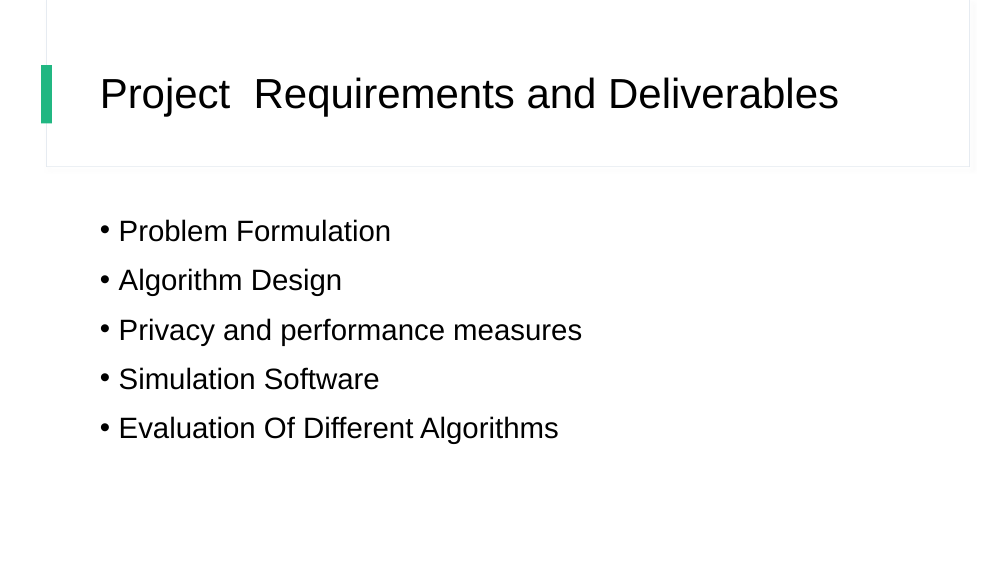
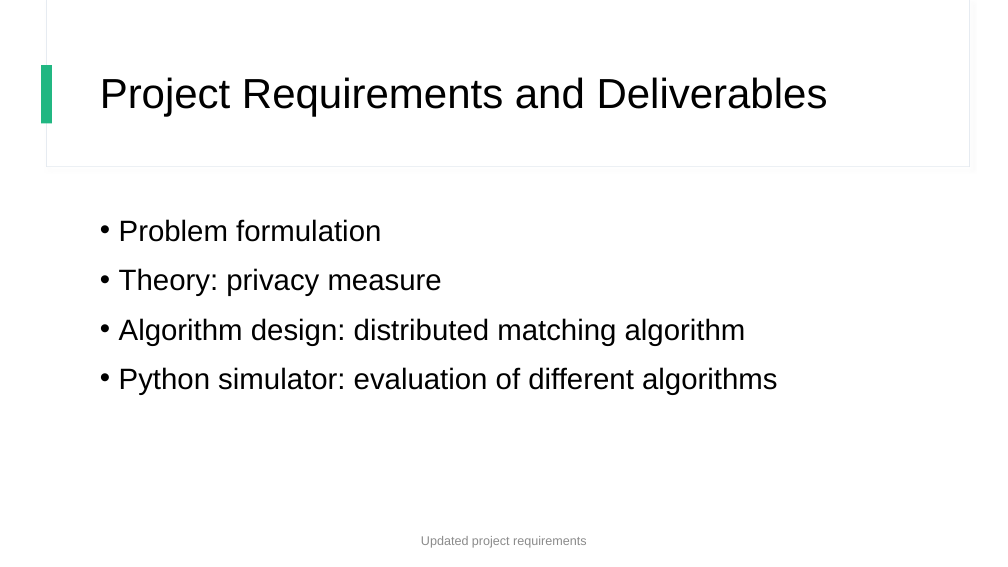
Before and after one commit to Yoni-Yaffe/DistribuPrivacyCore, a slide deck: slide 4 of מצגת אמצע.pptx. Drawn at 1008x567 pixels with LibreOffice and Linux fonts; fonts in the diff are those of the drawing. Boxes give left, top, right and bottom in pixels: in the first picture for what was removed or moved away, otherwise in the second. Text is boxed around its words. In the diff, an @@ line names an element or a change of style, - is before the commit and + after.

```diff
--- a/מצגת אמצע.pptx
+++ b/מצגת אמצע.pptx
@@ title "Project Requirements and Deliverables" rewrapped from (x1=100, y1=77, x2=839, y2=117) to (x1=100, y1=77, x2=828, y2=117) @@
@@ text at (x1=119, y1=219, x2=777, y2=395): text changed @@
-• Problem Formulation
-• Algorithm Design
-• Privacy and performance measures
-• Simulation Software
-• Evaluation Of Different Algorithms
+• Problem formulation
+• Theory: privacy measure
+• Algorithm design: distributed matching algorithm
+• Python simulator: evaluation of different algorithms
@@ text added at (x1=421, y1=536, x2=586, y2=548), 12 pt, text #8C8C8C @@
+Updated project requirements
```
Also in this commit, not shown: 7 other slides changed, 1 slide added, 1 slide removed.
